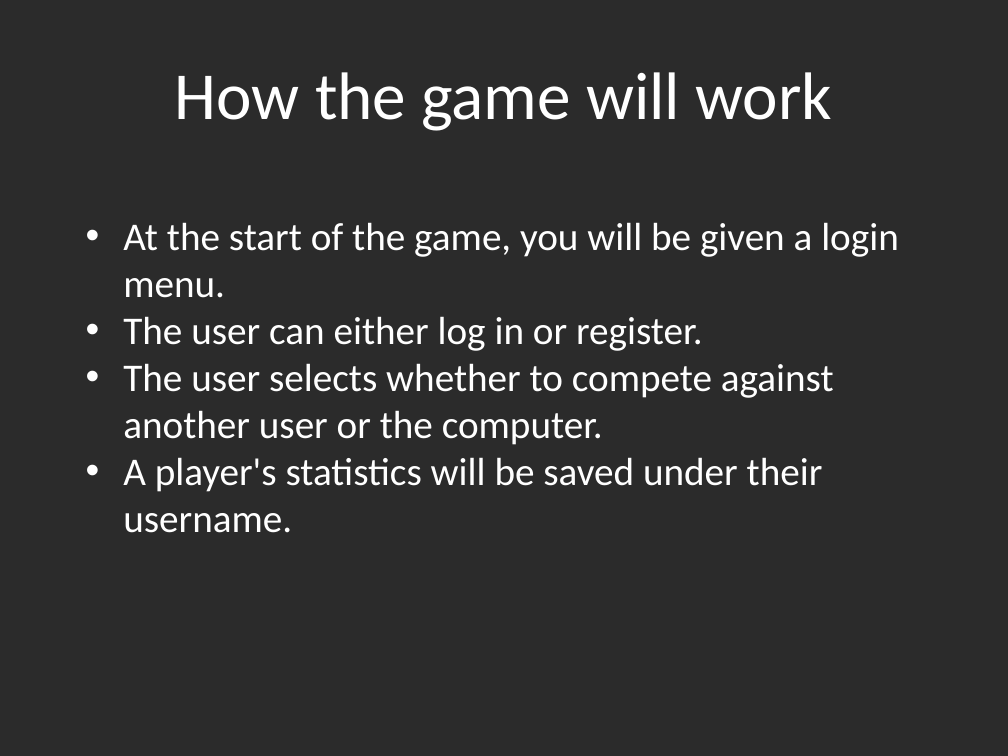
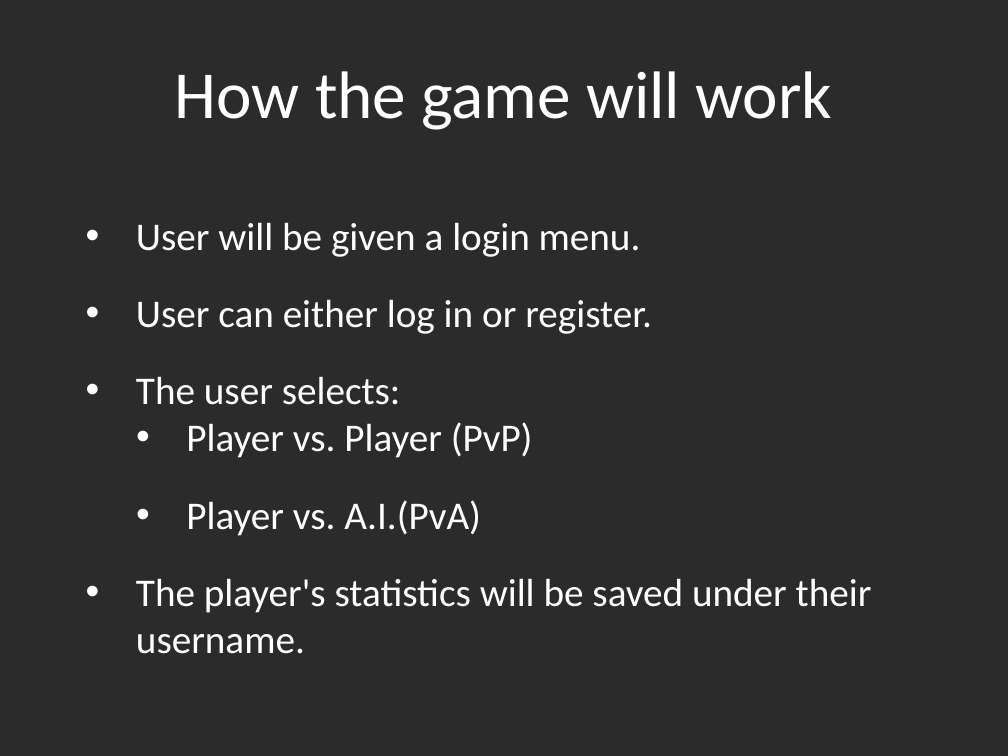
Before and after one commit to Amatarasu/A-Team, a slide deck: slide 4 of Power Point Presentation.pptx. Drawn at 1008x756 pixels with LibreOffice and Linux fonts; fonts in the diff are those of the drawing; background and template pictures are left out; a plain dark background stands for a picture behind light text. Boxes give left, top, right and bottom in pixels: in the first picture for what was removed or moved away, otherwise in the second. Text is boxed around its words. In the diff, an @@ line names an element or a change of style, - is before the commit and + after.

```diff
--- a/Power Point Presentation.pptx
+++ b/Power Point Presentation.pptx
@@ text at [136,222,872,654]: text changed @@
-• At the start of the game, you will be given a login menu.
-• The user can either log in or register.
-• The user selects whether to compete against another user or the computer.
-• A player's statistics will be saved under their username.
+• User will be given a login menu.
+• User can either log in or register.
+• The user selects:
+  • Player vs. Player (PvP)
+  • Player vs. A.I.(PvA)
+• The player's statistics will be saved under their username.
```
Also in this commit, not shown: 7 other slides changed, 1 other file.
